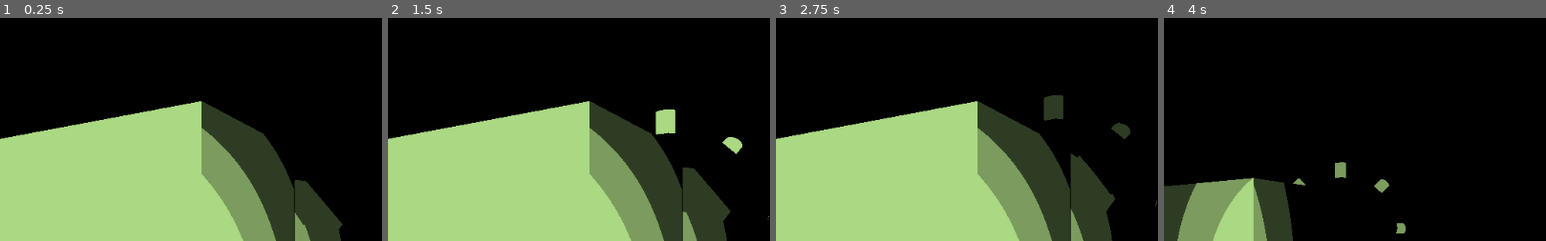
Above: before the commit, frames 1-4 (left to right).
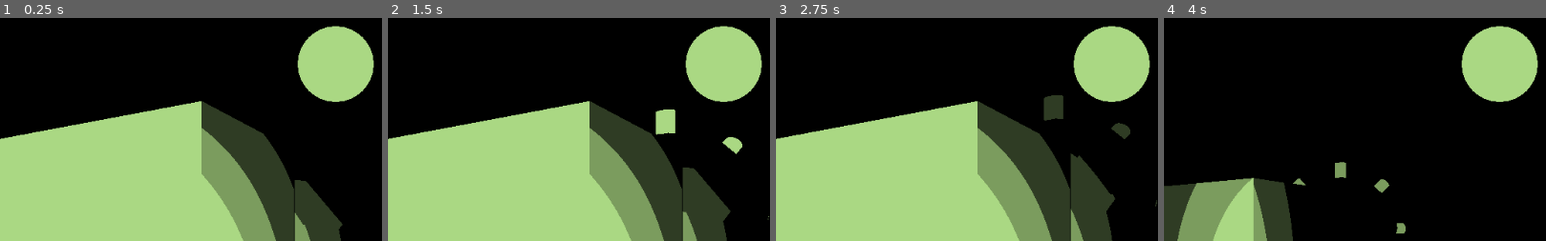
Above: after the commit, the same moments.

Repository: gilzoide/1JAM-RETRO
Game: Godot game, scene res://Main.tscn
The game is run twice, just before and just after one commit, with the same random seed, the same clock (stepped at 60 frames per second) and the same inputs.
Inputs (mouse positions are % of the whole screen's width and height, from its top left):
- Up to frame 1 (0.25 s): no input
- Up to frame 2 (1.5 s): click "Palette (P)" at 0.5 s; click "Palette (P)" at 1.25 s
- Up to frame 3 (2.75 s): click "Palette (P)" at 2 s
- Up to frame 4 (4 s): move the mouse to (72, 45) at 2.77 s; hold S (camera_back) 2.78-3.53 s; click (72, 45) at 2.92 s; move the mouse to (30, 55) at 3.52 s; tap W (camera_forward) at 3.6 s; click (30, 55) at 3.67 s
The pictures show only the part of the screen within x 49-99%, y 1-51%; the shares and areas given below are measured in that part.

The runs differ from the first frame. In frame 1, 5.4% of the frame differs, in the area x 77-98%, y 3-38%; in frame 2, 5.4%; in frame 3, 5.4%; in frame 4, 5.4%.
Error before the commit: Invalid set index 'material' (on base: 'null instance') with value of type 'Nil'. (res://Control/Options.gd:8)
Error after the commit: Trying to assign value of type 'Control' to a variable of type 'ViewportContainer'. (res://Control/Options.gd:4)

Commit message:
Add minimap showing enemies

Diff:
--- /dev/null
+++ b/Control/Minimap.gd
@@ -0,0 +1,20 @@
+extends Control
+
+export(Color) var background_color = Color(0.25, 0.25, 0.25)
+export(Color) var glow_color = Color(1.0, 1.0, 1.0)
+export(float) var glow_size = 4
+var points: PoolVector2Array
+
+func _draw():
+	var side = min(rect_size.x, rect_size.y)
+	var half_size = side * 0.5
+	var center = rect_pivot_offset
+	draw_circle(center, ceil(half_size), background_color)
+
+	var inset_radius = (side - glow_size) * 0.5
+	for p in points:
+		draw_circle(center + (p.clamped(1.0) * inset_radius), glow_size, glow_color)
+
+func set_points(points: PoolVector2Array):
+	self.points = points
+	update()
--- /dev/null
+++ b/Control/Minimap.tscn
@@ -0,0 +1,20 @@
+[gd_scene load_steps=2 format=2]
+
+[ext_resource path="res://Control/Minimap.gd" type="Script" id=1]
+
+[node name="Minimap" type="Control"]
+anchor_left = 1.0
+anchor_right = 1.0
+margin_left = -120.534
+margin_top = 20.5337
+margin_right = -20.5338
+margin_bottom = 120.534
+rect_min_size = Vector2( 100, 100 )
+rect_pivot_offset = Vector2( 50, 50 )
+size_flags_horizontal = 0
+size_flags_vertical = 0
+script = ExtResource( 1 )
+__meta__ = {
+"_edit_use_anchors_": false
+}
+background_color = Color( 0.498039, 0.498039, 0.498039, 1 )
--- /dev/null
+++ b/Control/MinimapDetector.gd
@@ -0,0 +1,30 @@
+extends Area
+
+export(NodePath) var minimap_path
+onready var minimap = get_node(minimap_path)
+onready var radius = $CollisionShape.shape.radius
+onready var inverse_radius = 1.0 / radius
+
+var bodies = {}
+
+func _ready():
+	set_process(false)
+
+func _process(delta):
+	var points = PoolVector2Array()
+	for b in bodies:
+		var body_position = b.global_transform.origin
+		var relative_body_position = to_local(body_position)
+		var point = relative_body_position * inverse_radius
+		points.append(Vector2(point.x, point.z))
+	minimap.set_points(points)
+
+func _on_body_entered(body):
+	bodies[body] = true
+	set_process(true)
+
+func _on_body_exited(body):
+	bodies.erase(body)
+	if bodies.empty():
+		minimap.set_points(PoolVector2Array())
+		set_process(false)
--- /dev/null
+++ b/Control/MinimapDetector.tscn
@@ -0,0 +1,17 @@
+[gd_scene load_steps=3 format=2]
+
+[ext_resource path="res://Control/MinimapDetector.gd" type="Script" id=1]
+
+[sub_resource type="CylinderShape" id=1]
+radius = 4.0
+height = 1.0
+
+[node name="MinimapDetector" type="Area"]
+collision_layer = 2
+collision_mask = 2
+script = ExtResource( 1 )
+
+[node name="CollisionShape" type="CollisionShape" parent="."]
+shape = SubResource( 1 )
+[connection signal="body_entered" from="." to="." method="_on_body_entered"]
+[connection signal="body_exited" from="." to="." method="_on_body_exited"]
--- a/Control/Player.tscn
+++ b/Control/Player.tscn
@@ -1,6 +1,7 @@
-[gd_scene load_steps=5 format=2]
+[gd_scene load_steps=6 format=2]
 
 [ext_resource path="res://Control/MovementControl.gd" type="Script" id=1]
+[ext_resource path="res://Control/MinimapDetector.tscn" type="PackedScene" id=2]
 
 [sub_resource type="Environment" id=1]
 background_mode = 1
@@ -57,3 +58,5 @@
 transform = Transform( 1, 0, 0, 0, 0.979301, 0.202411, 0, -0.202411, 0.979301, 0, 0, 0 )
 light_energy = 6.21
 spot_range = 8.0
+
+[node name="MinimapDetector" parent="." instance=ExtResource( 2 )]
--- a/Enemy/Virus.tscn
+++ b/Enemy/Virus.tscn
@@ -38,6 +38,7 @@
 
 [node name="Virus" type="KinematicBody"]
 transform = Transform( 1, 0, 0, 0, 1, 0, 0, 0, 1, 0, -0.0375, 0 )
+collision_layer = 3
 script = ExtResource( 4 )
 
 [node name="Mesh" type="MeshInstance" parent="."]
--- a/Levels/LevelTest.tscn
+++ b/Levels/LevelTest.tscn
@@ -42,3 +42,6 @@
 
 [node name="Virus" parent="." instance=ExtResource( 3 )]
 transform = Transform( 0.0871558, 0, -0.996195, 0, 1, 0, 0.996195, 0, 0.0871558, 0, 0.416425, -3.06286 )
+
+[node name="Virus2" parent="." instance=ExtResource( 3 )]
+transform = Transform( 0.0871558, 0, -0.996195, 0, 1, 0, 0.996195, 0, 0.0871558, -3.02725, 0.416425, -4.19607 )
--- a/Main.tscn
+++ b/Main.tscn
@@ -1,10 +1,11 @@
-[gd_scene load_steps=6 format=2]
+[gd_scene load_steps=7 format=2]
 
 [ext_resource path="res://Levels/LevelTest.tscn" type="PackedScene" id=1]
 [ext_resource path="res://Control/Options.gd" type="Script" id=2]
 [ext_resource path="res://Palletes/Palette_material.tres" type="Material" id=3]
 [ext_resource path="res://Control/Toggle_palette_shortcut.tres" type="ShortCut" id=4]
 [ext_resource path="res://UI/Main_theme.tres" type="Theme" id=5]
+[ext_resource path="res://Control/Minimap.tscn" type="PackedScene" id=6]
 
 [node name="Root" type="Control"]
 material = ExtResource( 3 )
@@ -33,6 +34,9 @@
 
 [node name="LevelTest" parent="ViewportContainer/Viewport" instance=ExtResource( 1 )]
 
+[node name="MinimapDetector" parent="ViewportContainer/Viewport/LevelTest/Player" index="4"]
+minimap_path = NodePath("../../../../../Minimap")
+
 [node name="Options" type="VBoxContainer" parent="."]
 margin_top = -1.0
 margin_right = 145.0
@@ -41,6 +45,7 @@
 __meta__ = {
 "_edit_use_anchors_": false
 }
+root_container_path = NodePath("..")
 palette_material = ExtResource( 3 )
 
 [node name="PaletteCheckButton" type="CheckButton" parent="Options"]
@@ -75,5 +80,12 @@
 __meta__ = {
 "_edit_use_anchors_": false
 }
+
+[node name="Minimap" parent="." instance=ExtResource( 6 )]
+use_parent_material = true
 [connection signal="toggled" from="Options/PaletteCheckButton" to="Options" method="set_apply_palette"]
 [connection signal="value_changed" from="Options/Control/HSlider" to="Options" method="_on_LightRange_value_changed"]
+
+[editable path="ViewportContainer/Viewport/LevelTest"]
+
+[editable path="ViewportContainer/Viewport/LevelTest/Player"]
Not shown, changed: Enemy/Virus.blend
